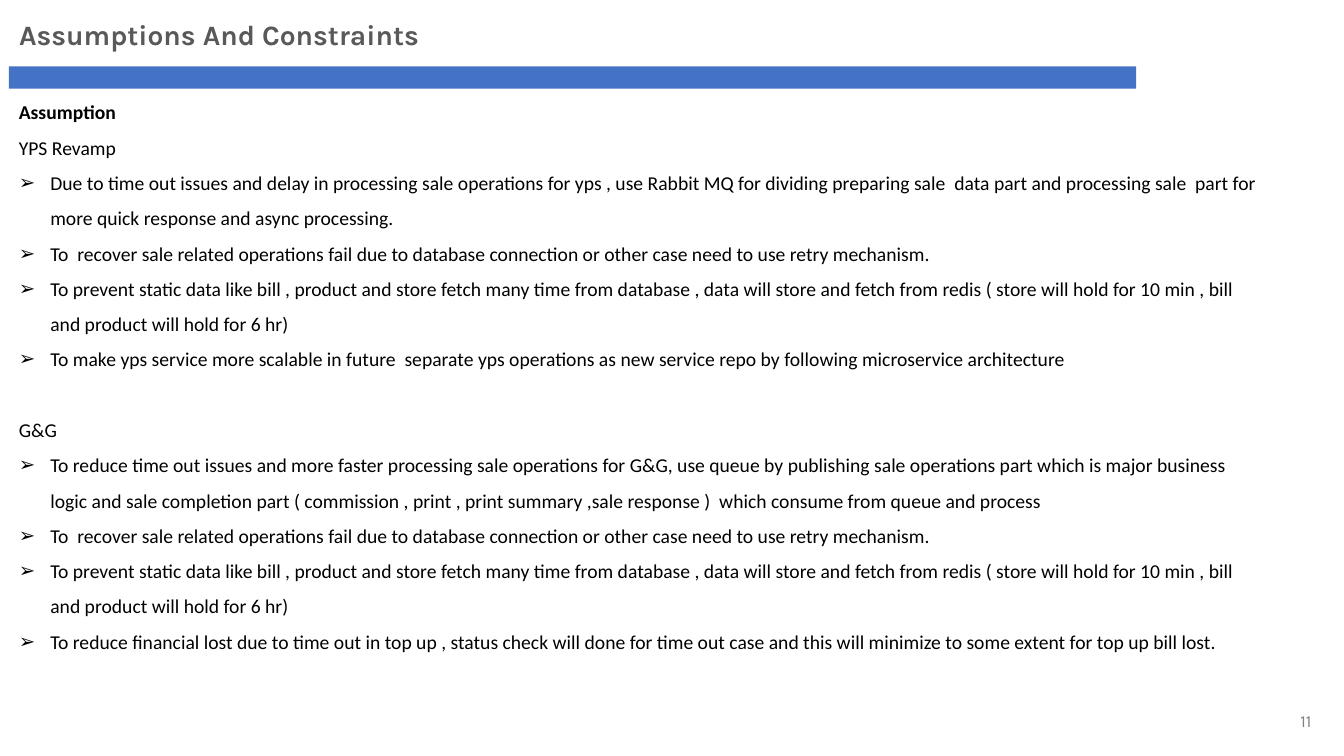
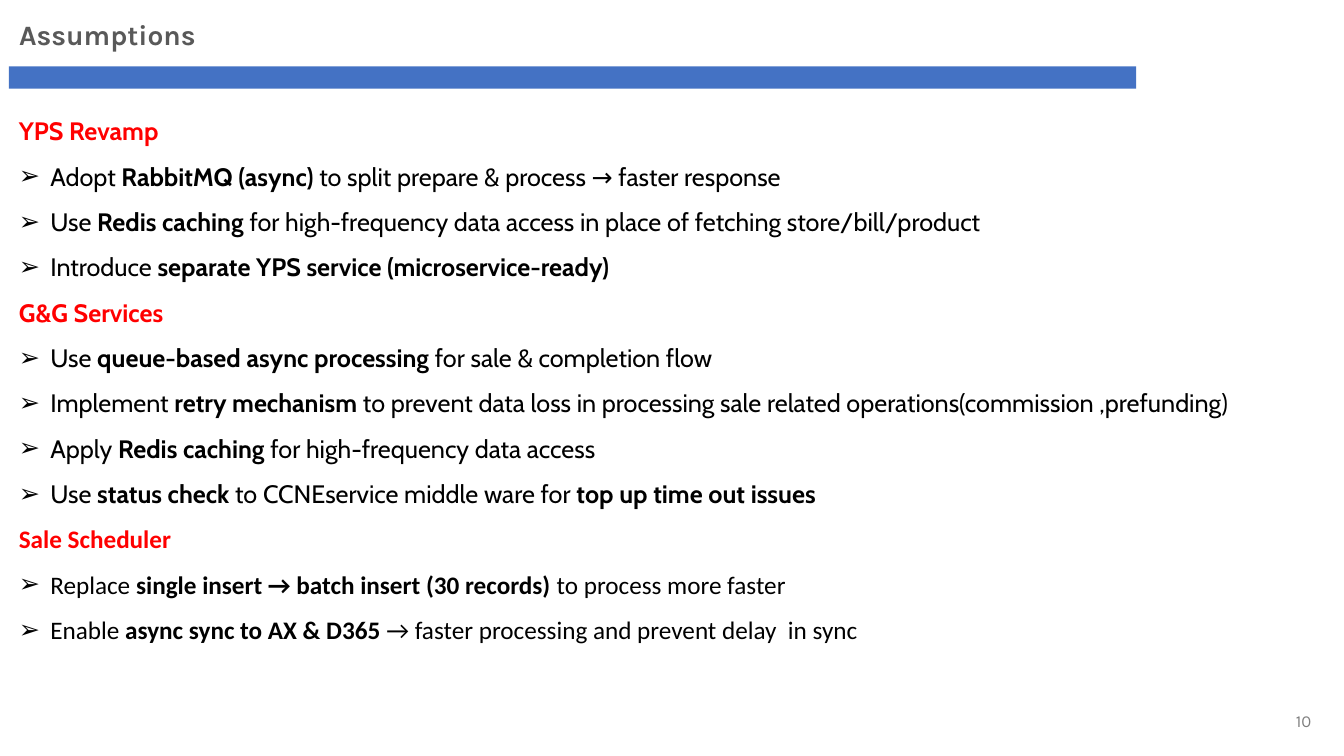
Before and after one commit to phyothuhan26/MySolutions, a slide deck: slide 10 of GandG_YPS/Presentation/G&G_Revamp_ARB.pptx (slide 11 before the commit). Drawn at 1344x756 pixels with LibreOffice and Linux fonts; fonts in the diff are those of the drawing; background and template pictures are left out. Boxes give left, top, right and bottom in pixels: in the first picture for what was removed or moved away, otherwise in the second. Text is boxed around its words. In the diff, an @@ line names an element or a change of style, - is before the commit and + after.

```diff
--- a/GandG_YPS/Presentation/G&G_Revamp_ARB.pptx
+++ b/GandG_YPS/Presentation/G&G_Revamp_ARB.pptx
@@ text at (19,25,196,52): text changed @@
-Assumptions And Constraints
+Assumptions
@@ text at (19,105,116,122): paragraph removed @@
-Assumption
@@ text at (19,122,158,146): size 14 to 18 pt, font Calibri to Cabin, text colour #000000 to #FF0000, bold on in "YPS Revamp" @@
@@ text at (19,167,1227,644): text changed; size 14 to 18 pt; font Calibri to Cabin @@
-➢ Due to time out issues and delay in processing sale operations for yps , use Rabbit MQ for dividing preparing sale data part and processing sale part for more quick response and async processing.
-➢ To recover sale related operations fail due to database connection or other case need to use retry mechanism.
-➢ To prevent static data like bill , product and store fetch many time from database , data will store and fetch from redis ( store will hold for 10 min , bill and product will hold for 6 hr)
-➢ To make yps service more scalable in future separate yps operations as new service repo by following microservice architecture
-G&G
-➢ To reduce time out issues and more faster processing sale operations for G&G, use queue by publishing sale operations part which is major business logic and sale completion part ( commission , print , print summary ,sale response ) which consume from queue and process
-➢ To recover sale related operations fail due to database connection or other case need to use retry mechanism.
-➢ To prevent static data like bill , product and store fetch many time from database , data will store and fetch from redis ( store will hold for 10 min , bill and product will hold for 6 hr)
-➢ To reduce financial lost due to time out in top up , status check will done for time out case and this will minimize to some extent for top up bill lost.
+➢ Adopt RabbitMQ (async) to split prepare & process → faster response
+➢ Use Redis caching for high-frequency data access in place of fetching store/bill/product
+➢ Introduce separate YPS service (microservice-ready)
+G&G Services
+➢ Use queue-based async processing for sale & completion flow
+➢ Implement retry mechanism to prevent data loss in processing sale related operations(commission ,prefunding)
+➢ Apply Redis caching for high-frequency data access
+➢ Use status check to CCNEservice middle ware for top up time out issues
+Sale Scheduler
+➢ Replace single insert → batch insert (30 records) to process more faster
+➢ Enable async sync to AX & D365 → faster processing and prevent delay in sync
@@ page number at (1296,716,1311,727): text changed @@
-11
+10
```
Also in this commit, not shown: 17 other slides changed, 15 slides added, 6 slides removed, 11 other files.
